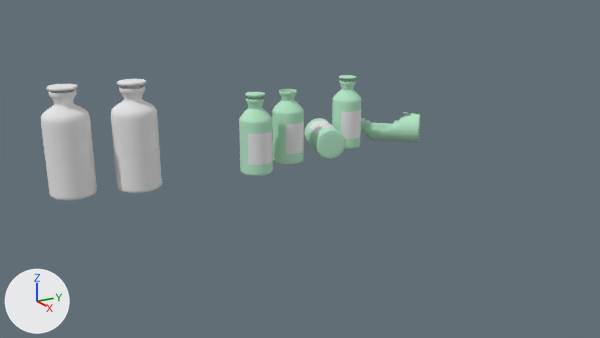
What one commit did to the Blender file Assets/models/house/floor02/secret_room_sw/secret_room_sw_furniture.blend.
The view is the same before and after, from the file's camera 'Camera'. Lighting does not change. The marker at lower left points along +X, +Y and +Z.

Names of what the first picture shows: 'jar.000', 'jar.001', 'jar.002', 'jar.004', 'jar.005', 'label.000', 'label.001', 'label.002', 'label.003', 'label.004', 'label.005', 'label.006'.
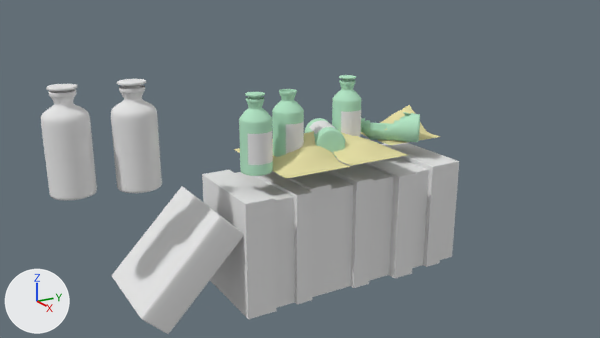
Changed parts and their boxes [x1, y1, x2, y2] in the pictures (600 x 338 px):
```json
{"object": "book_row.001", "change": "shown", "after": [202, 143, 459, 319]}
{"object": "book.001", "change": "shown", "after": [112, 186, 244, 334]}
{"object": "web01.002", "change": "shown", "after": [272, 131, 350, 179], "on screen": "beige"}
{"object": "web01.001", "change": "shown", "after": [333, 132, 407, 166], "on screen": "beige"}
{"object": "web01.000", "change": "shown", "after": [361, 105, 440, 145], "on screen": "beige"}
```

The change, as JSON lines over the scene's bpy script:
```json
{"op": "remove", "block": "ob_book_row_001", "code": "ob_book_row_001.hide_set(True)  # its collection is switched off"}
{"op": "remove", "block": "ob_book_001", "code": "ob_book_001.hide_set(True)  # its collection is switched off"}
{"op": "remove", "block": "ob_web01_002", "code": "ob_web01_002.hide_set(True)  # its collection is switched off"}
{"op": "remove", "block": "ob_web01_001", "code": "ob_web01_001.hide_set(True)  # its collection is switched off"}
{"op": "remove", "block": "ob_web01_000", "code": "ob_web01_000.hide_set(True)  # its collection is switched off"}
```
